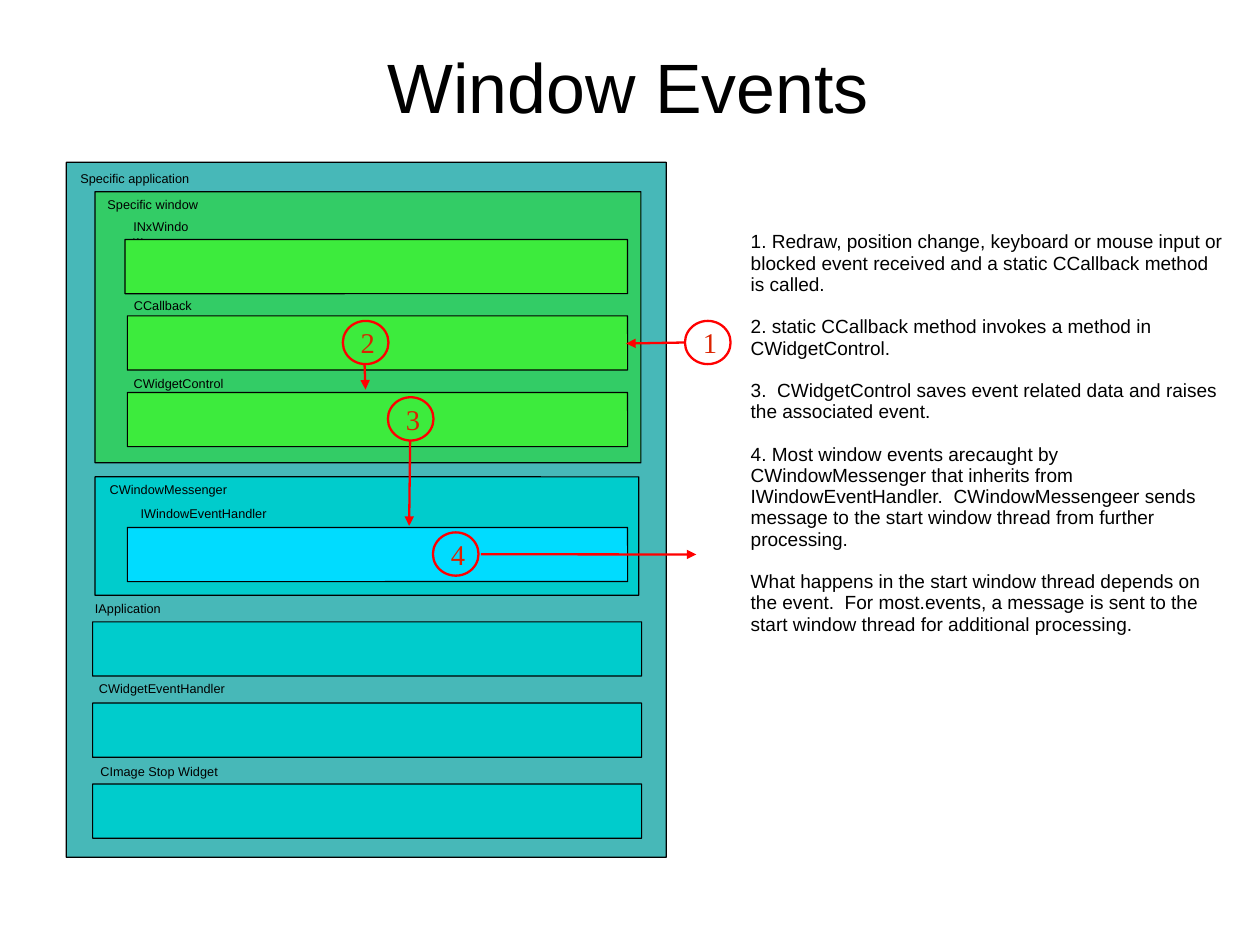
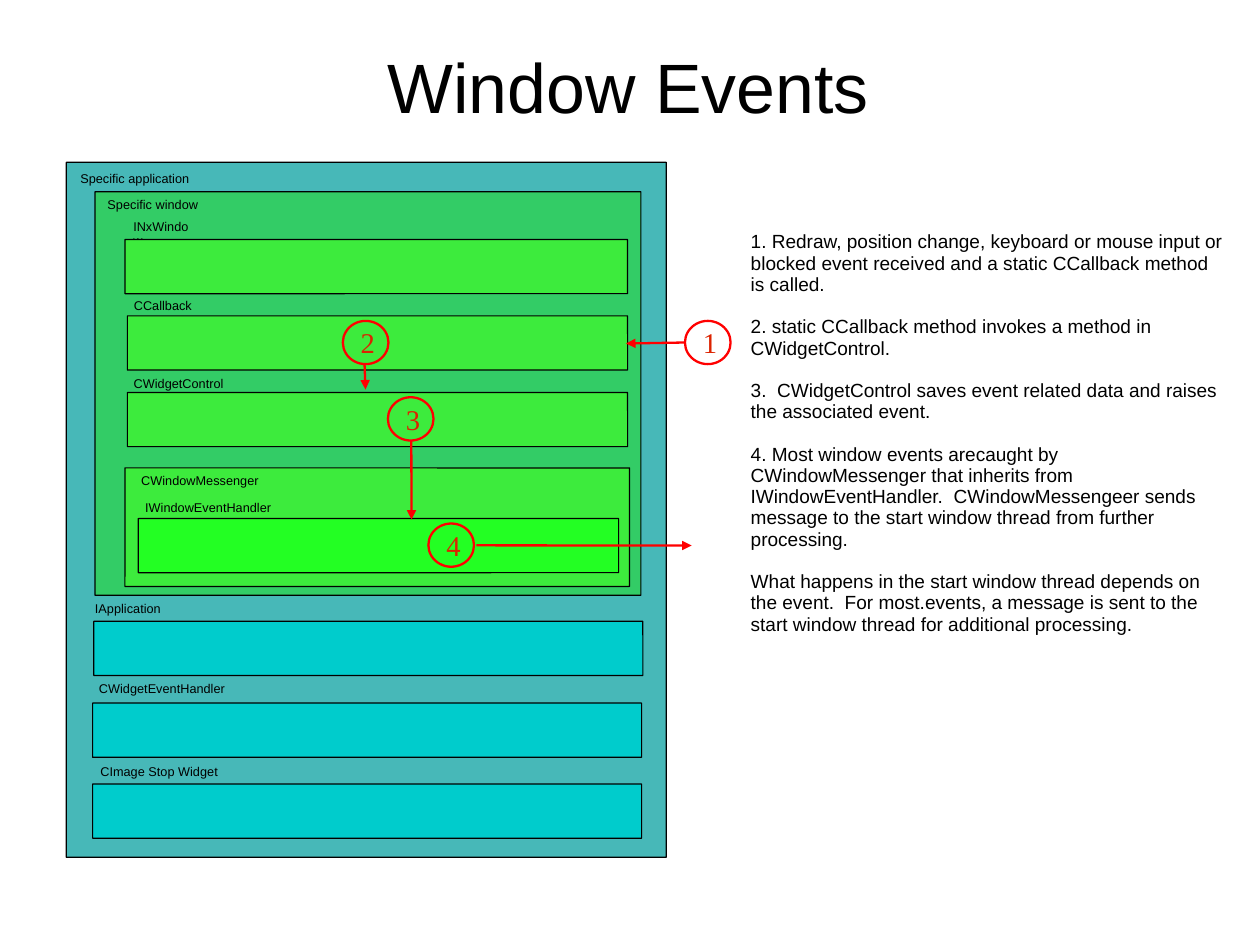
Before and after one commit to gvegidy/NuttX, a slide deck: slide 3 of NxWidgets/nxwm/doc/NxWM-ThreadingModel.ppt. Drawn at 1260x945 pixels with LibreOffice and Linux fonts; fonts in the diff are those of the drawing. Boxes give left, top, right and bottom in pixels: in the first picture for what was removed or moved away, otherwise in the second. Text is boxed around its words. In the diff, an @@ line names an element or a change of style, - is before the commit and + after.

```diff
--- a/NxWidgets/nxwm/doc/NxWM-ThreadingModel.ppt
+++ b/NxWidgets/nxwm/doc/NxWM-ThreadingModel.ppt
@@ rounded rectangle resized from (x1=95, y1=477, x2=639, y2=596) to (x1=95, y1=192, x2=641, y2=596) @@
@@ rounded rectangle at (x1=95, y1=192, x2=641, y2=596): fill #00CCCC to #33CC66; proportions changed @@
@@ arrow moved from (410, 440) - (409, 526) to (412, 440) - (412, 520) @@
@@ rounded rectangle resized from (x1=127, y1=527, x2=628, y2=581) to (x1=125, y1=468, x2=629, y2=587) @@
@@ rounded rectangle at (x1=125, y1=468, x2=629, y2=587): fill #00DCFF to #3DEB3D; proportions changed @@
@@ text "CWindowMessenger" moved from (x1=110, y1=485, x2=227, y2=497) to (x1=141, y1=475, x2=258, y2=488) @@
@@ text "IWindowEventHandler" moved from (x1=141, y1=509, x2=267, y2=518) to (x1=145, y1=502, x2=271, y2=512) @@
@@ rounded rectangle resized from (x1=95, y1=192, x2=641, y2=463) to (x1=138, y1=519, x2=619, y2=573) @@
@@ rounded rectangle at (x1=138, y1=519, x2=619, y2=573): fill #33CC66 to #23FF23; proportions changed @@
@@ ellipse "4" moved from (x1=433, y1=533, x2=479, y2=576) to (x1=429, y1=524, x2=475, y2=567) @@
@@ arrow moved from (481, 555) - (696, 555) to (477, 545) - (692, 545) @@
```
Also in this commit, not shown: 2 other slides changed, 12 other files.
